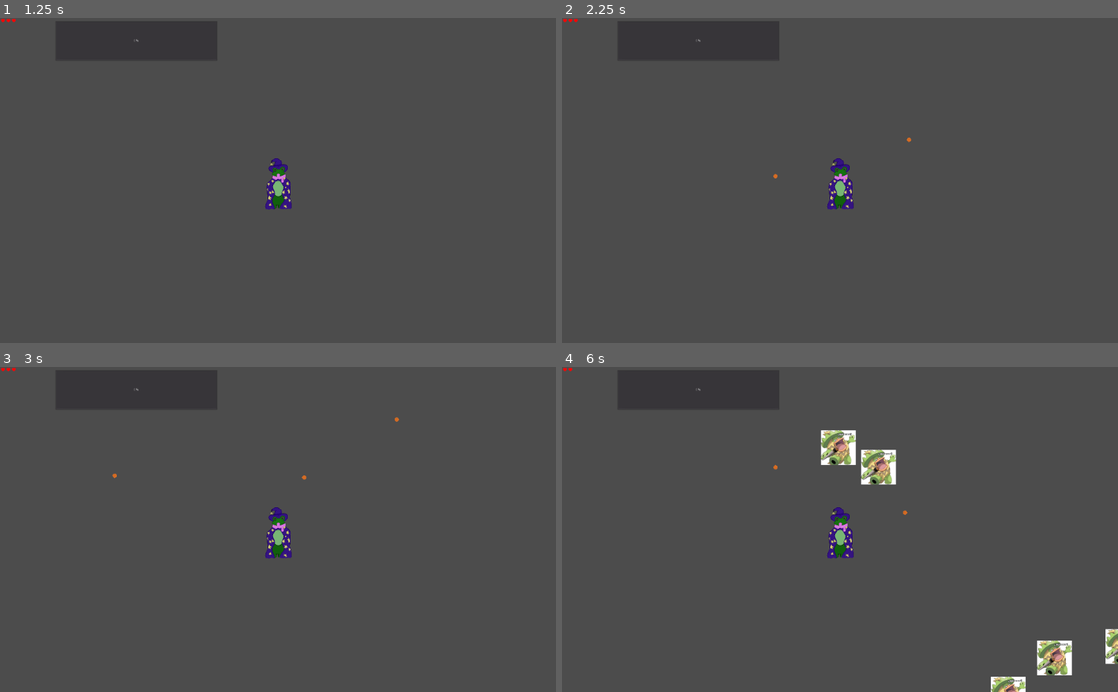
Above: before the commit, frames 1-4 (two rows, left to right).
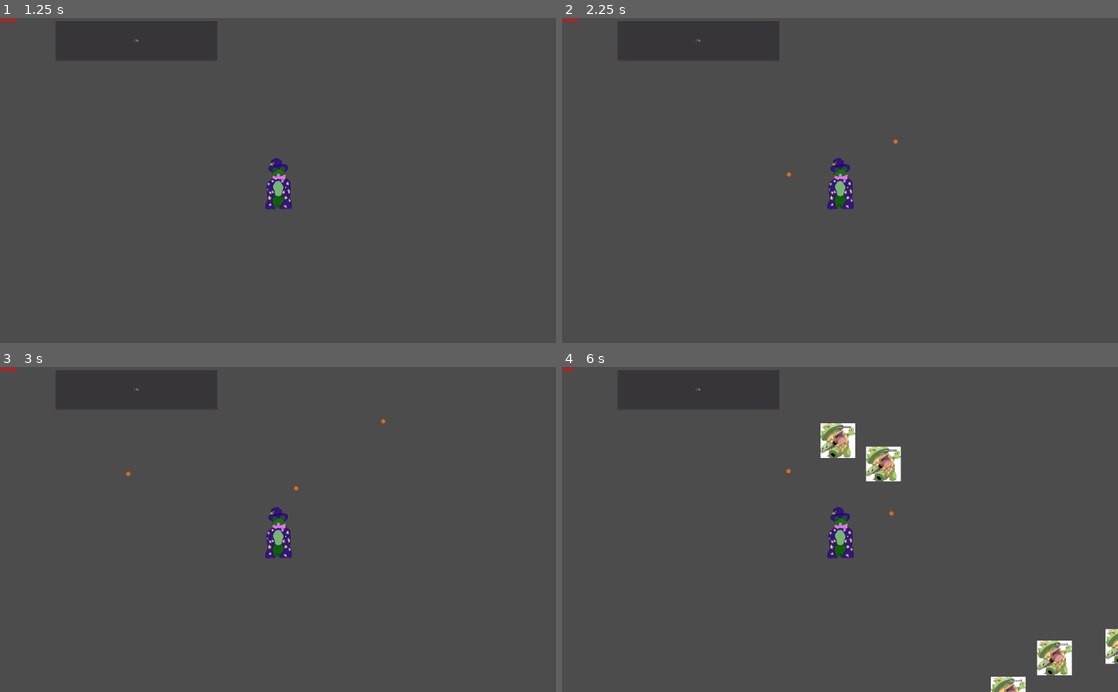
Above: after the commit, the same moments.

Repository: tylercchase/toadie
Game: Godot game, scene res://Scenes/UI/Main Menu.tscn
Two runs of this game, one before a commit and one after it. Both use one fixed random seed, a clock stepped at 60 frames per second and the inputs below.
Inputs (mouse positions are in pixels of both pictures, inside the frame that each line leads up to):
- Up to frame 1 (1.25 s): click "Start Game" at 0.5 s
- Up to frame 2 (2.25 s): tap Enter at 1.25 s; move the mouse to (962, 164) at 1.27 s; hold D (right) 1.28-2.03 s; click (962, 164) at 1.35 s; move the mouse to (728, 196) at 2.02 s; hold S (down) from 2.03 s (still down); click (728, 196) at 2.1 s
- Up to frame 3 (3 s): tap Space at 2.75 s; move the mouse to (333, 458) at 2.77 s; release S (down) at 2.78 s; hold D (right) from 2.78 s (still down); click (333, 458) at 2.85 s
- Up to frame 4 (6 s): move the mouse to (812, 594) at 3.52 s; release D (right) at 3.53 s; hold W (up) 3.53-4.28 s; click (812, 594) at 3.6 s; move the mouse to (1006, 578) at 4.27 s; hold A (left) 4.28-5.78 s; click (1006, 578) at 4.35 s; move the mouse to (673, 480) at 5.02 s; click (673, 480) at 5.1 s; move the mouse to (867, 529) at 5.77 s; hold S (down) from 5.78 s (still down); click (867, 529) at 5.85 s

Frame 1 is identical in both runs. In frame 2, less than 0.1% of the frame differs, in the area x 38-63%, y 36-50%; in frame 3, less than 0.1%; in frame 4, 1.5%, in the area x 38-63%, y 17-46%.

Commit message:
Basic music and collision masks

Diff:
--- a/Scenes/Enemies/Test.tscn
+++ b/Scenes/Enemies/Test.tscn
@@ -12,7 +12,8 @@
 [sub_resource type="RectangleShape2D" id=3]
 extents = Vector2( 66, 65.5 )
 
-[node name="KinematicBody2D" type="KinematicBody2D"]
+[node name="Enemy" type="KinematicBody2D"]
+collision_layer = 3
 script = ExtResource( 2 )
 speed = 200.0
 
--- a/Scenes/Projectiles/Projectile.tscn
+++ b/Scenes/Projectiles/Projectile.tscn
@@ -7,6 +7,8 @@
 radius = 8.0
 
 [node name="Projectile" type="RigidBody2D"]
+collision_layer = 6
+collision_mask = 6
 gravity_scale = 0.0
 contacts_reported = 2
 contact_monitor = true
--- a/Scenes/World.tscn
+++ b/Scenes/World.tscn
@@ -1,9 +1,10 @@
-[gd_scene load_steps=5 format=2]
+[gd_scene load_steps=6 format=2]
 
 [ext_resource path="res://Scripts/CameraController.gd" type="Script" id=1]
 [ext_resource path="res://Scenes/UI/UI.tscn" type="PackedScene" id=2]
 [ext_resource path="res://Scenes/Player.tscn" type="PackedScene" id=3]
 [ext_resource path="res://Scripts/EnemySpawner.gd" type="Script" id=4]
+[ext_resource path="res://assets/Toadie_theme.mp3" type="AudioStream" id=5]
 
 [node name="World" type="Node2D"]
 
@@ -28,4 +29,8 @@
 margin_right = -1021.0
 margin_bottom = -598.0
 
+[node name="AudioStreamPlayer" type="AudioStreamPlayer" parent="."]
+stream = ExtResource( 5 )
+autoplay = true
+
 [connection signal="timeout" from="Enemies/Timer" to="Enemies" method="_on_Timer_timeout"]
--- a/Scripts/Enemy.gd
+++ b/Scripts/Enemy.gd
@@ -15,6 +15,8 @@
 func _physics_process(delta):
 	velocity = position.direction_to(player.position) * speed
 	velocity = move_and_slide(velocity + knockback)
+	if knockback:
+		knockback = Vector2.ZERO
 
 func _on_Detection_Radius_body_entered(body):
 	if(body.name == "Player"):
@@ -30,5 +32,5 @@
 	if(body.name == "Player"):
 		body.on_hit(damage)
 
-func impulse(pulse):
-	pass
+func test(pulse):
+	knockback = pulse
--- a/Scripts/Player.gd
+++ b/Scripts/Player.gd
@@ -42,10 +42,10 @@
 		var BULLET = projectile.instance()
 		var pos = get_global_mouse_position() - global_position
 		var angle = atan2(pos.y, pos.x)
-		var position = Vector2(200 * cos(angle), 200 * sin(angle))
+		var position = Vector2(150 * cos(angle), 150 * sin(angle))
 		BULLET.global_position = global_position + position
 		BULLET.rotation_degrees = angle
-		BULLET.apply_impulse(Vector2(), Vector2(400, 0).rotated(angle))
+		BULLET.apply_impulse(Vector2(), Vector2(400, 0).rotated(angle) )
 		get_node("/root/World/Projectiles").add_child(BULLET)
 
 func on_hit(damage: int):
@@ -54,3 +54,9 @@
 	Events.emit_signal("set_health", health)
 	if health <= 0:
 		Events.emit_signal("player_death")
+	for body in $"Knockback Area".get_overlapping_bodies():
+		print(body)
+		if body.name != "Player" and body.has_method("test"):
+			var pos = body.global_position - global_position
+			var angle = atan2(pos.y, pos.x)
+			body.test(Vector2(1600, 0).rotated(angle))
Not shown, added: assets/Toadie_theme.mp3.import
Not shown, added: assets/Toadie_theme.mp3
